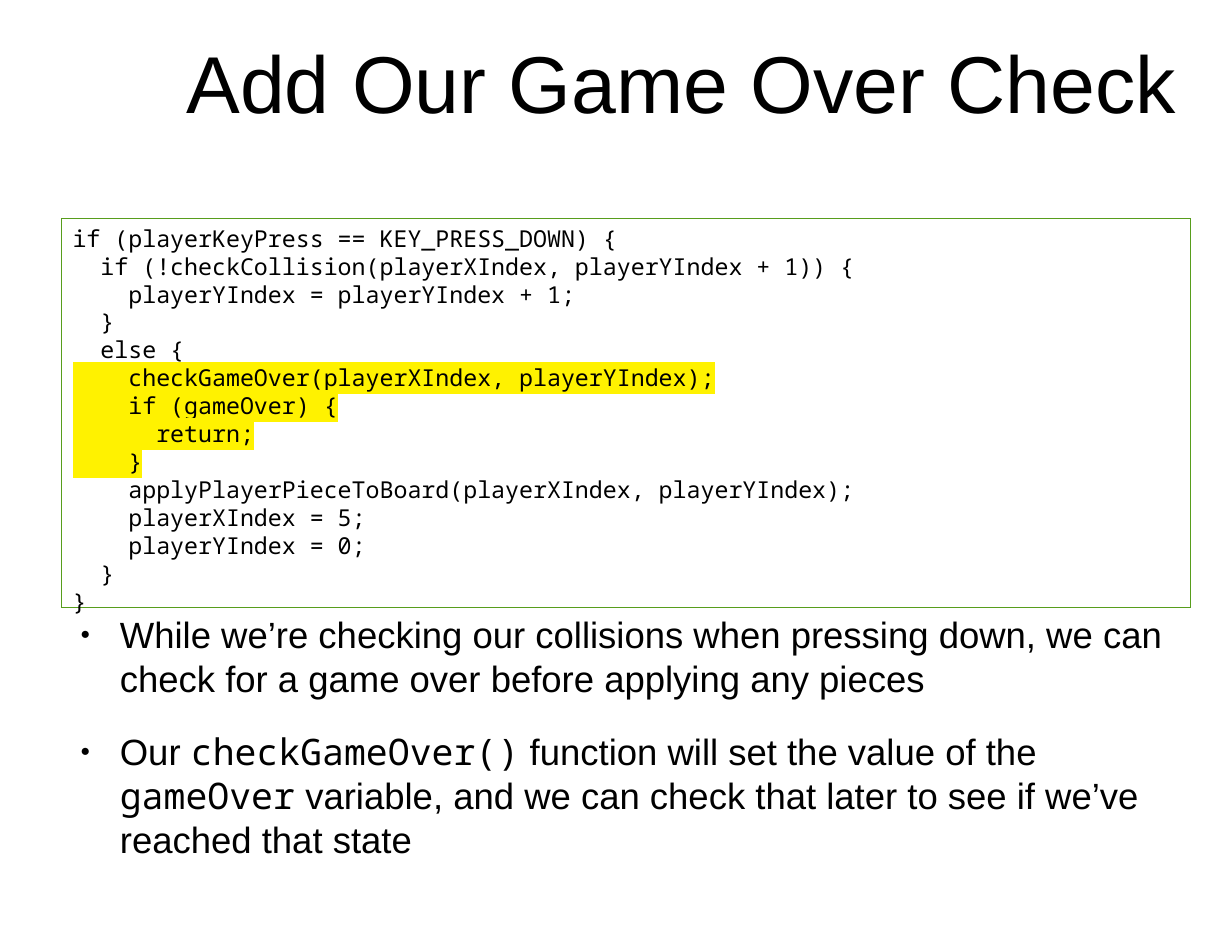
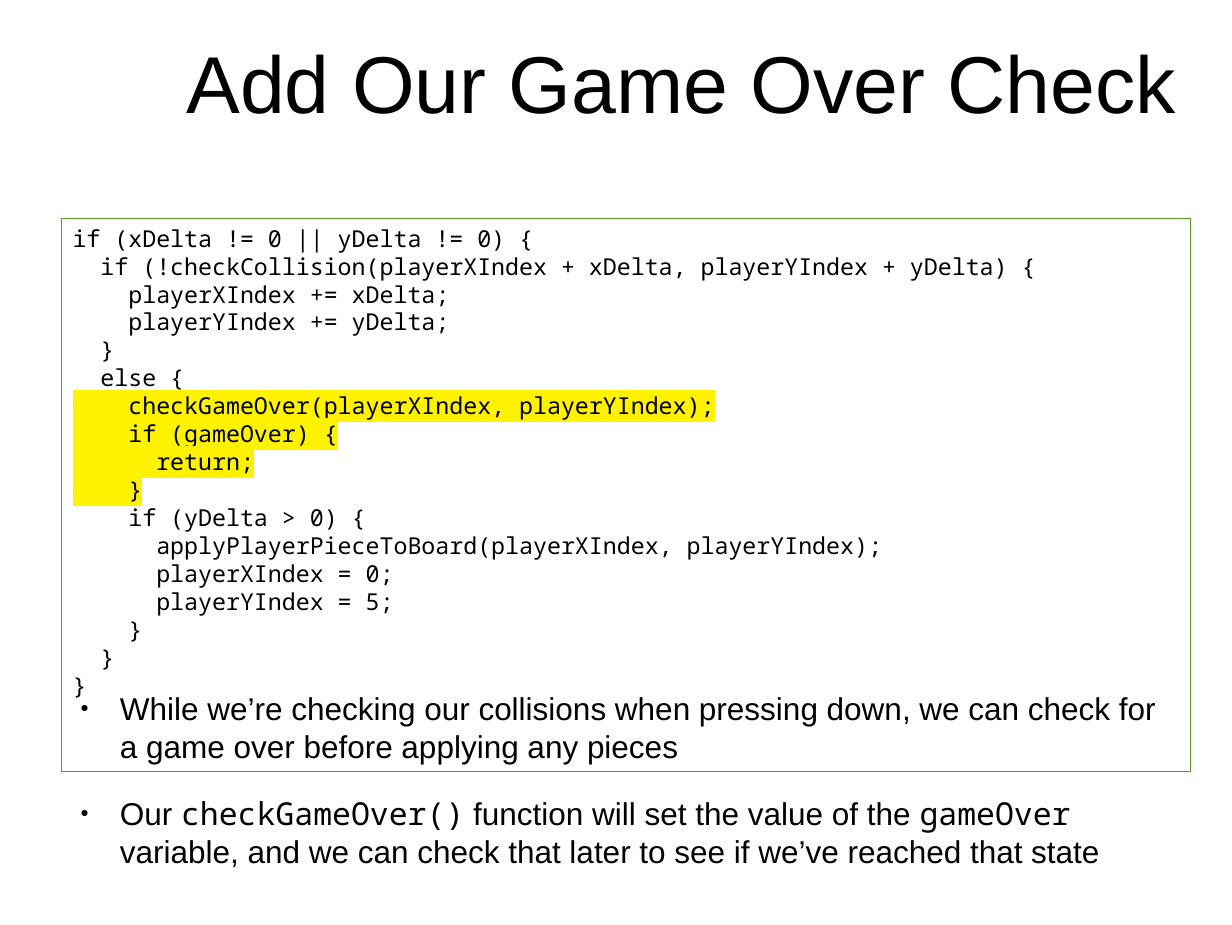
Before and after one commit to originalgrego/Webtris, a slide deck: slide 31 of Webtris - Explorathon 2019.odp (slide 29 before the commit). Drawn at 1232x925 pixels with LibreOffice and Linux fonts; fonts in the diff are those of the drawing; background and template pictures are left out. Boxes give left, top, right and bottom in pixels: in the first picture for what was removed or moved away, otherwise in the second. Text is boxed around its words. In the diff, an @@ line names an element or a change of style, - is before the commit and + after.

```diff
--- a/Webtris - Explorathon 2019.odp
+++ b/Webtris - Explorathon 2019.odp
@@ text in rectangle at (61, 218, 1191, 770): paragraph added @@
+}
@@ rectangle "if (xDelta != 0 || ...": place and size @@
-rectangle "if (xDelta != 0 || ..." at (61, 218, 1191, 607)
+rectangle "if (xDelta != 0 || ..." at (61, 218, 1191, 770)
@@ text in rectangle at (73, 229, 1008, 336): text changed @@
-if (playerKeyPress == KEY_PRESS_DOWN) {
-if (!checkCollision(playerXIndex, playerYIndex + 1)) {
-playerYIndex = playerYIndex + 1;
+if (xDelta != 0 || yDelta != 0) {
+if (!checkCollision(playerXIndex + xDelta, playerYIndex + yDelta) {
+playerXIndex += xDelta;
+playerYIndex += yDelta;
@@ text in rectangle at (128, 505, 338, 532): paragraph added @@
+if (yDelta > 0) {
@@ text in rectangle at (156, 564, 394, 616): text changed @@
-playerXIndex = 5;
-playerYIndex = 0;
+playerXIndex = 0;
+playerYIndex = 5;
@@ text "While we’re checking our collisions ...": place and size @@
-text "While we’re checking our collisions ..." at (120, 621, 1162, 854)
+text "While we’re checking our collisions ..." at (120, 697, 1156, 864)
@@ text "While we’re checking our collisions ..." at (120, 697, 1156, 864): size 23.5 to 20.3 pt @@
```
Also in this commit, not shown: 12 other slides changed, 4 slides added, 2 slides removed.
